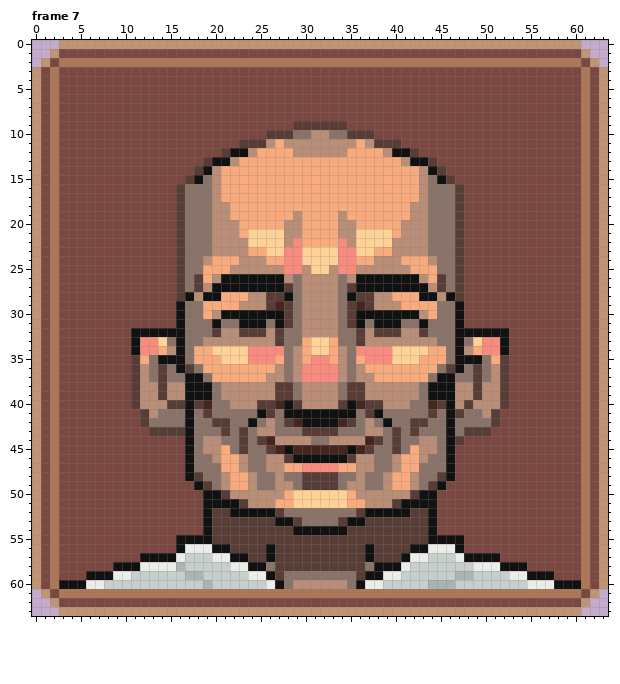
File history of a pixel-art file, src/assets/art/boss.aseprite. Above: the version before the commit.
64x64 pixels, 8 frames. Shown: frame 7. The commit also changed other frames, which this record leaves out.
And afterwards:
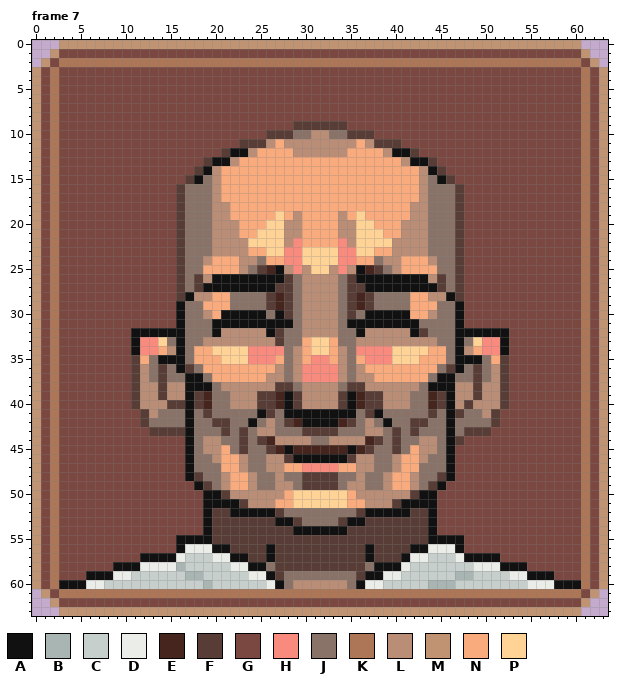
Palette (. is transparent): A #121112  B #a8b5b2  C #c7cfcc  D #ebede9  E #45251d  F #583d36  G #7a4841  H #f98b7e  J #897369  K #ad7757  L #ba8d77  M #c09473  N #f9ab7e  P #ffd396
What changed:
{"where": "frame 7, layer \"Layer 3\""}
{"frame":7,"y":19,"x":27,"old":"N","new":"P"}
{"frame":7,"y":19,"x":36,"old":"N","new":"P"}
{"frame":7,"y":20,"x":26,"old":"NN","new":"PP"}
{"frame":7,"y":20,"x":36,"old":"NN","new":"PP"}
{"frame":7,"y":21,"x":24,"old":"P","new":"N"}
{"frame":7,"y":21,"x":39,"old":"P","new":"N"}
{"frame":7,"y":24,"x":25,"old":"L","new":"J"}
{"frame":7,"y":24,"x":38,"old":"L","new":"J"}
{"frame":7,"y":25,"x":22,"old":"L","new":"N"}
{"frame":7,"y":25,"x":24,"old":"LLLLH","new":"JFEAL"}
{"frame":7,"y":25,"x":35,"old":"HLLLL","new":"LAEFJ"}
{"frame":7,"y":25,"x":41,"old":"L","new":"N"}
{"frame":7,"y":26,"x":19,"old":"NL","new":"LA"}
{"frame":7,"y":26,"x":28,"old":"L","new":"F"}
{"frame":7,"y":26,"x":35,"old":"L","new":"F"}
{"frame":7,"y":26,"x":43,"old":"LN","new":"AL"}
{"frame":7,"y":27,"x":19,"old":"L","new":"A"}
{"frame":7,"y":27,"x":27,"old":"A","new":"F"}
{"frame":7,"y":27,"x":36,"old":"A","new":"F"}
{"frame":7,"y":27,"x":44,"old":"L","new":"A"}
{"frame":7,"y":28,"x":19,"old":"AA","new":"LN"}
{"frame":7,"y":28,"x":22,"old":"NNLL","new":"JJJJ"}
{"frame":7,"y":28,"x":27,"old":"FA","new":"EF"}
{"frame":7,"y":28,"x":35,"old":"AF","new":"FE"}
{"frame":7,"y":28,"x":38,"old":"LLNN","new":"JJJJ"}
{"frame":7,"y":28,"x":43,"old":"AA","new":"NL"}
{"frame":7,"y":29,"x":22,"old":"NLLL","new":"JJJJ"}
{"frame":7,"y":29,"x":38,"old":"LLLN","new":"JJJJ"}
{"frame":7,"y":30,"x":19,"old":"NL","new":"LN"}
{"frame":7,"y":30,"x":26,"old":"A","new":"J"}
{"frame":7,"y":30,"x":36,"old":"A","new":"J"}
{"frame":7,"y":30,"x":42,"old":"ALN","new":"NNL"}
{"frame":7,"y":31,"x":21,"old":"JJ","new":"AA"}
{"frame":7,"y":31,"x":26,"old":"J","new":"A"}
{"frame":7,"y":31,"x":28,"old":"F","new":"A"}
{"frame":7,"y":31,"x":35,"old":"F","new":"A"}
{"frame":7,"y":31,"x":37,"old":"J","new":"A"}
{"frame":7,"y":31,"x":41,"old":"JJA","new":"AAJ"}
{"frame":7,"y":32,"x":20,"old":"F","new":"A"}
{"frame":7,"y":32,"x":23,"old":"FFFL","new":"LLLA"}
{"frame":7,"y":32,"x":36,"old":"F","new":"A"}
{"frame":7,"y":32,"x":38,"old":"FFF","new":"LLL"}
{"frame":7,"y":32,"x":42,"old":"L","new":"A"}
{"frame":7,"y":33,"x":36,"old":"F","new":"L"}
{"frame":7,"y":39,"x":18,"old":"AA","new":"FE"}
{"frame":7,"y":39,"x":21,"old":"L","new":"J"}
{"frame":7,"y":39,"x":25,"old":"LLFFJ","new":"FFEAF"}
{"frame":7,"y":39,"x":34,"old":"JFFLL","new":"FAEFF"}
{"frame":7,"y":39,"x":42,"old":"L","new":"J"}
{"frame":7,"y":39,"x":44,"old":"AA","new":"EF"}
{"label":"changed","picture_box":[203,211,293,337]}
{"label":"changed","picture_box":[347,211,437,346]}
{"label":"changed","picture_box":[194,391,302,400]}
{"label":"changed","picture_box":[338,391,383,400]}
{"label":"changed","picture_box":[410,391,446,400]}
